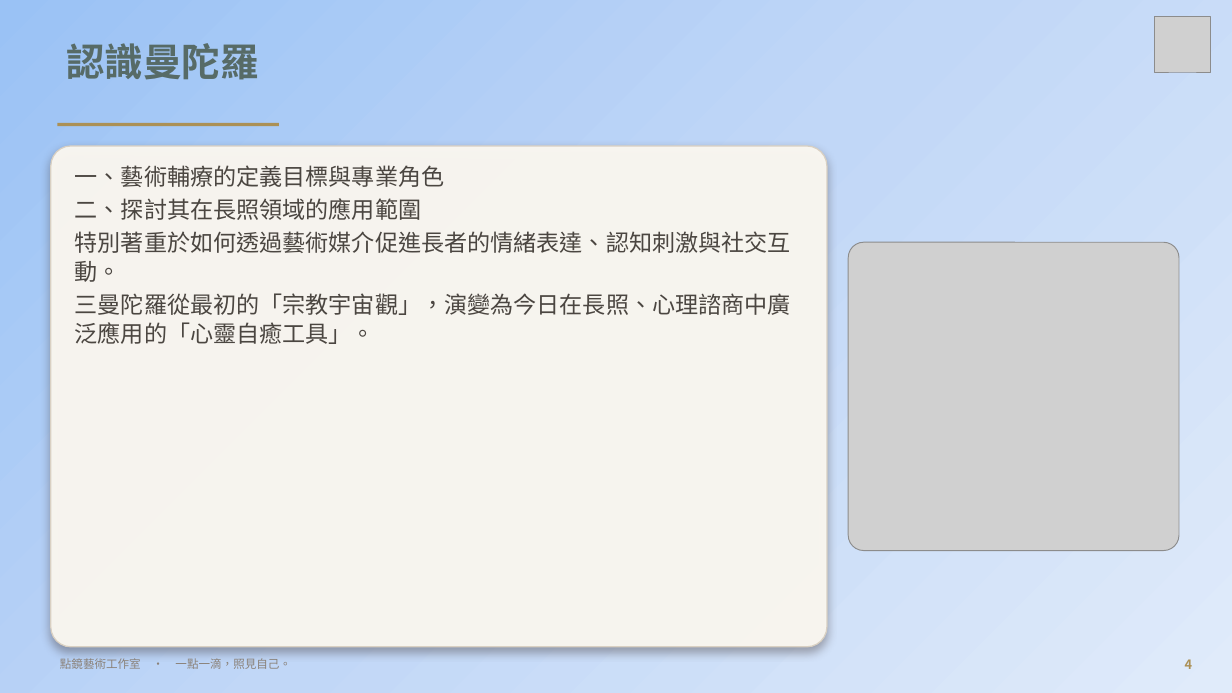
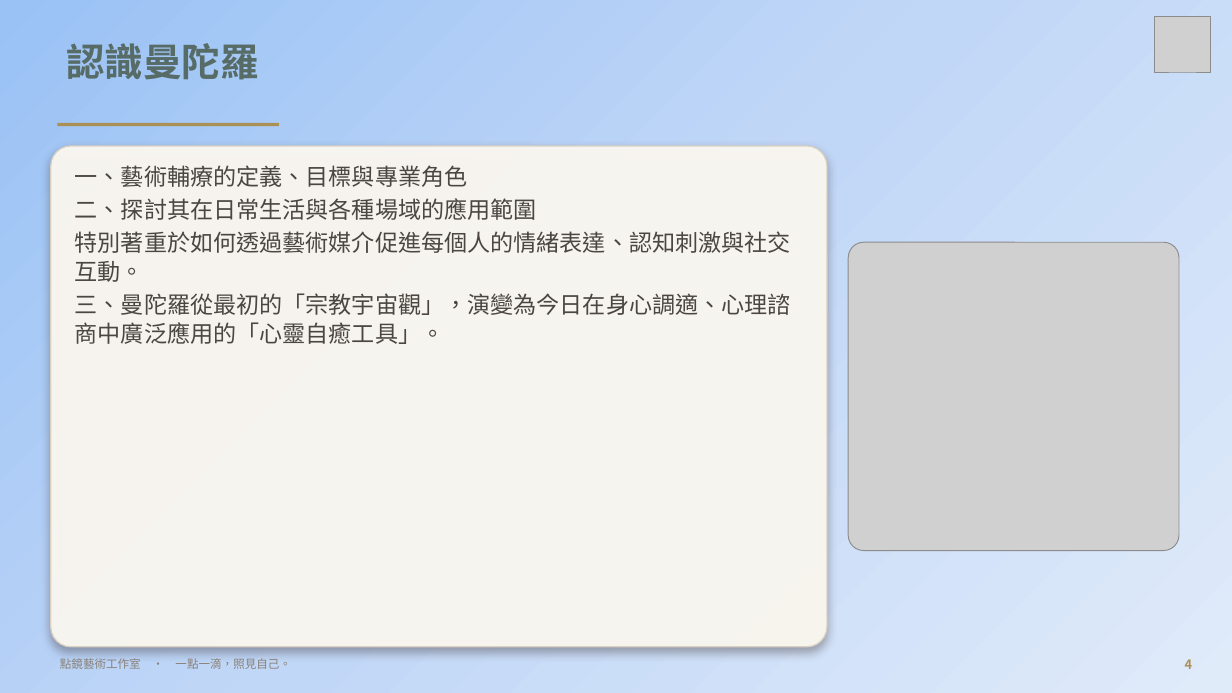
Before and after one commit to serina168/mandala-beginner, a slide deck: slide 4 of 繽紛五感體驗曼陀羅書籤畫_課程大綱.pptx. Drawn at 1232x693 pixels with LibreOffice and Linux fonts; fonts in the diff are those of the drawing; grey boxes stand for pictures; background and template pictures are left out. Boxes give left, top, right and bottom in pixels: in the first picture for what was removed or moved away, otherwise in the second. Text is boxed around its words. In the diff, an @@ line names an element or a change of style, - is before the commit and + after.

```diff
--- a/繽紛五感體驗曼陀羅書籤畫_課程大綱.pptx
+++ b/繽紛五感體驗曼陀羅書籤畫_課程大綱.pptx
@@ text at <box>75,165,791,344</box>: text changed @@
-一、藝術輔療的定義目標與專業角色
-二、探討其在長照領域的應用範圍
-特別著重於如何透過藝術媒介促進長者的情緒表達、認知刺激與社交互動。
-三曼陀羅從最初的「宗教宇宙觀」，演變為今日在長照、心理諮商中廣泛應用的「心靈自癒工具」。
+一、藝術輔療的定義、目標與專業角色
+二、探討其在日常生活與各種場域的應用範圍
+特別著重於如何透過藝術媒介促進每個人的情緒表達、認知刺激與社交互動。
+三、曼陀羅從最初的「宗教宇宙觀」，演變為今日在身心調適、心理諮商中廣泛應用的「心靈自癒工具」。
```
Also in this commit, not shown: 11 other slides changed, 1 other file.
